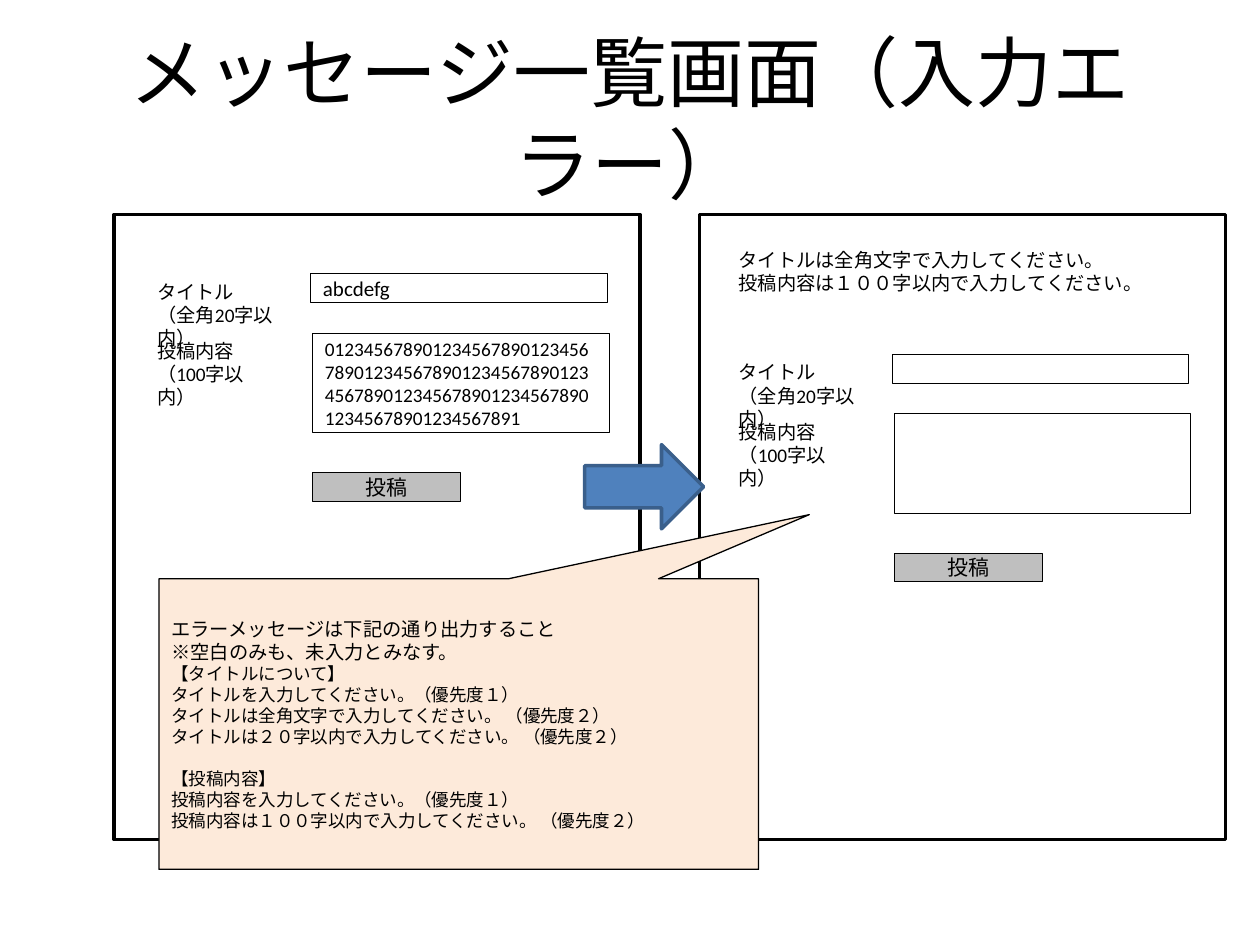
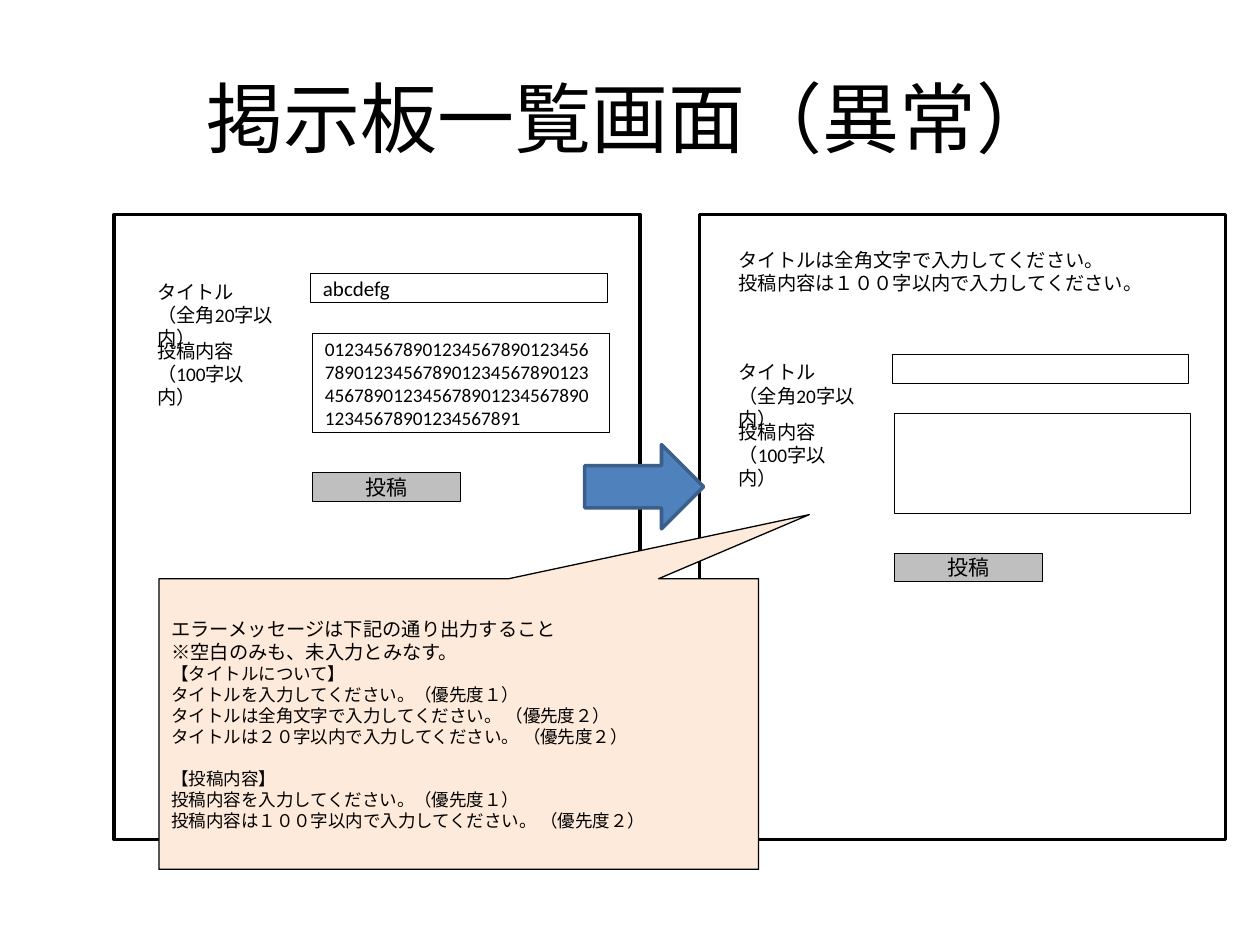
Before and after one commit to konbukonbu/mywork, a slide deck: slide 4 of PracticeWebApp/WebContent/WEB-INF/document/OJT課題の仕様書.pptx. Drawn at 1260x945 pixels with LibreOffice and Linux fonts; fonts in the diff are those of the drawing. Boxes give left, top, right and bottom in pixels: in the first picture for what was removed or moved away, otherwise in the second. Text is boxed around its words. In the diff, an @@ line names an element or a change of style, - is before the commit and + after.

```diff
--- a/PracticeWebApp/WebContent/WEB-INF/document/OJT課題の仕様書.pptx
+++ b/PracticeWebApp/WebContent/WEB-INF/document/OJT課題の仕様書.pptx
@@ title at box(206, 81, 1053, 154): text changed @@
-メッセージ一覧画面（入力エラー）
+掲示板一覧画面（異常）
```
Also in this commit, not shown: 3 other slides changed.
